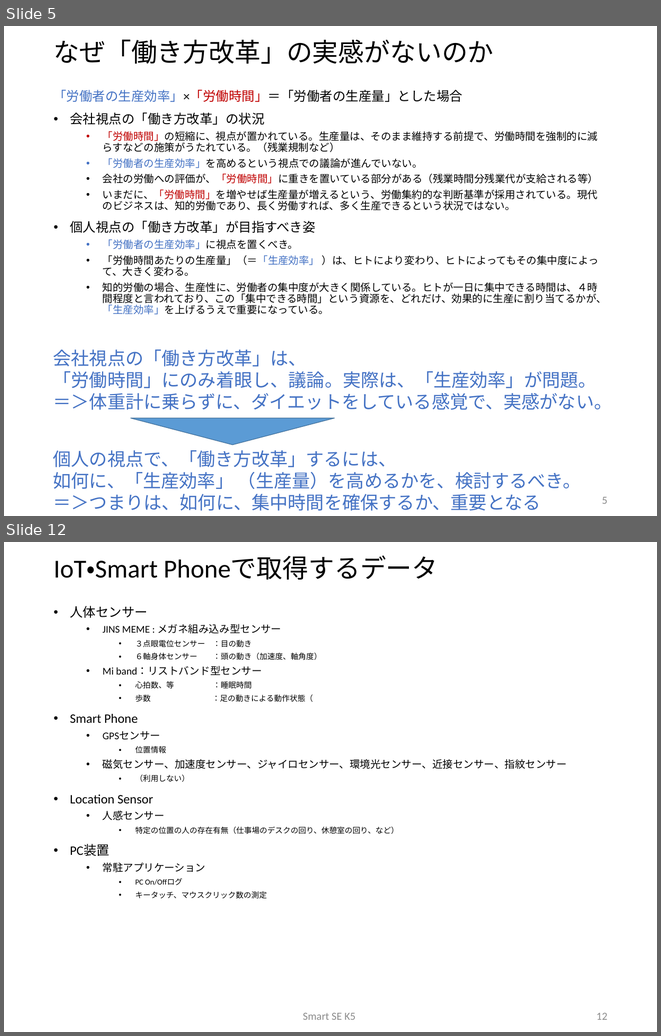
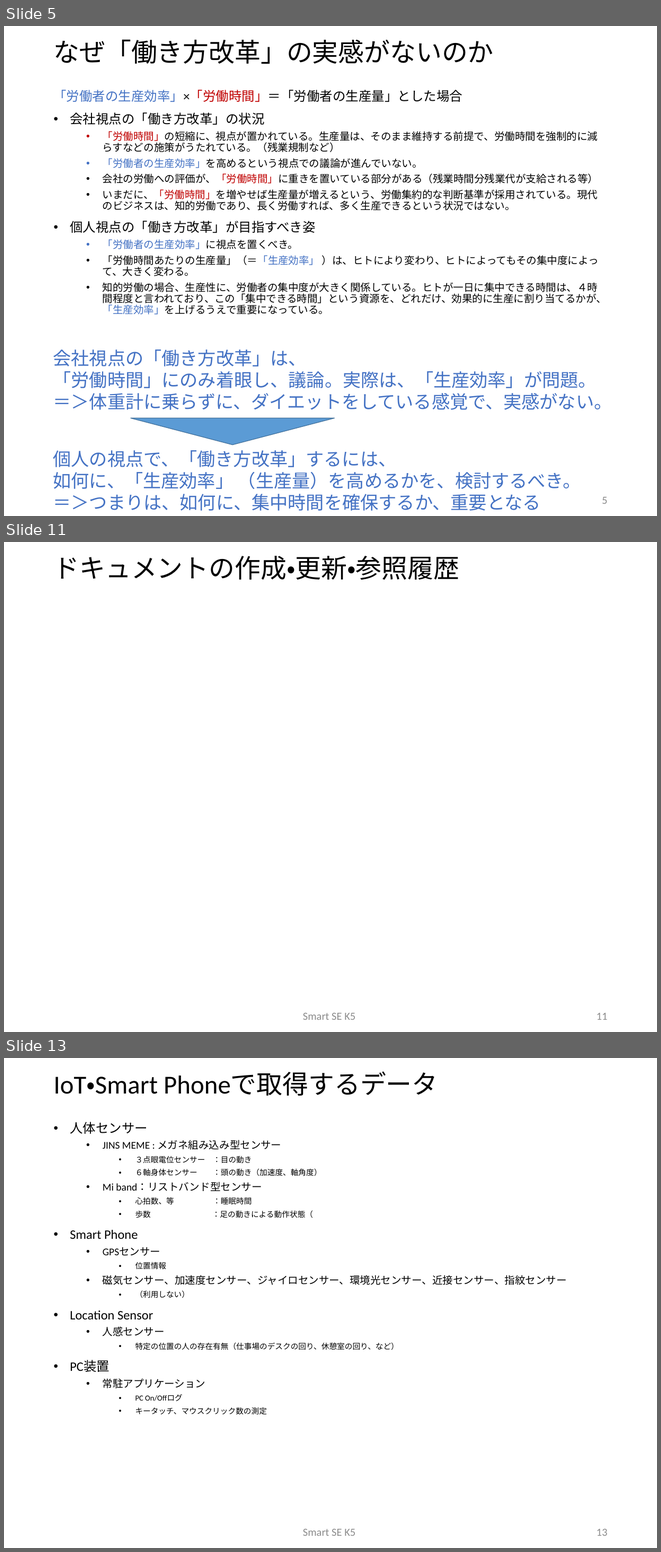
Before and after one commit to sakai-memoru/smartse19, a slide deck: _project_docs/SSE19_CD_PROP.pptx. Shown one above the other, each under a label of ours: slides 5 and 12 before the commit, slides 5, 11 and 13 after it; the slides between them are not shown. The pictures are 661x1036 and 661x1552 pixels, drawn with LibreOffice and Linux fonts; fonts in the diff are those of the drawing; background and template pictures are left out. Boxes give left, top, right and bottom in pixels: in the first picture for what was removed or moved away, otherwise in the second. Text is boxed around its words. In the diff, an @@ line names an element or a change of style, - is before the commit and + after.

```diff
--- a/_project_docs/SSE19_CD_PROP.pptx
+++ b/_project_docs/SSE19_CD_PROP.pptx
@@ slide 11 added at (4,542,657,1032), background #FFFFFF @@
@@ title added at (54,556,460,580), 40 pt, text #000000 @@
+ドキュメントの作成・更新・参照履歴
@@ text added at (303,1013,355,1020), 16.8 pt, text #8C8C8C @@
+Smart SE K5
@@ page number added at (597,1013,608,1020), 16.8 pt, text #8C8C8C @@
+11
@@ what was slide 12 is now slide 13 @@
@@ page number at (597,1529,608,1536): text changed @@
-12
+13
```
Also in this commit, not shown: 11 slides changed, 1 other slide added, 8 other files.
